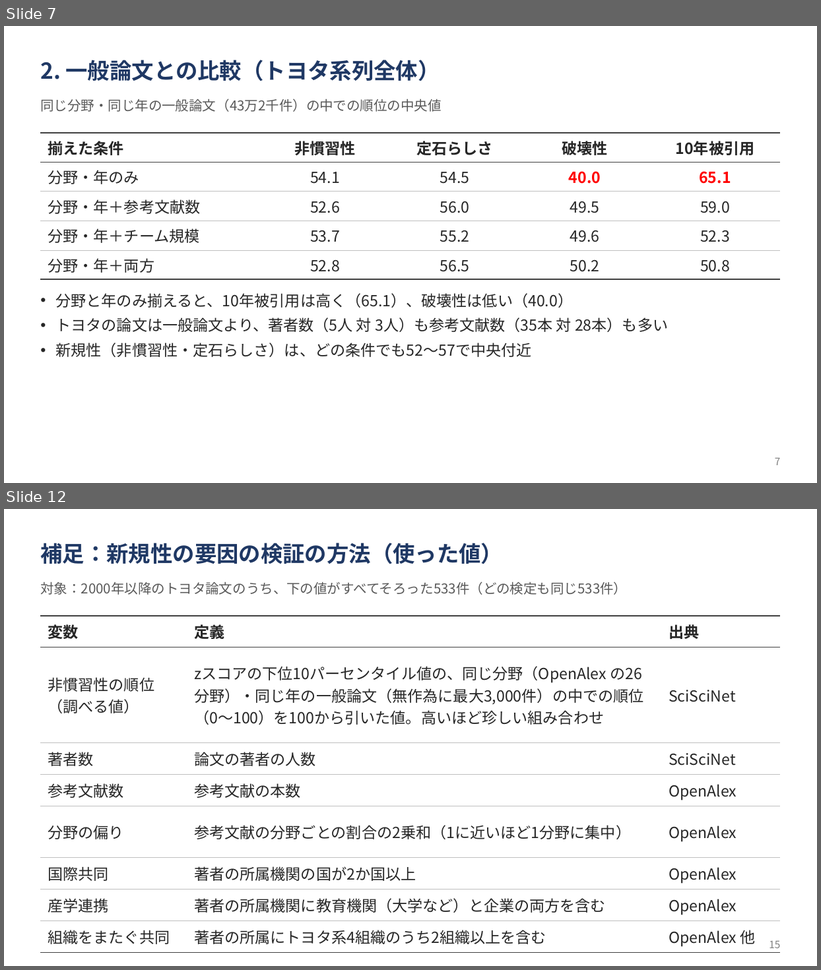
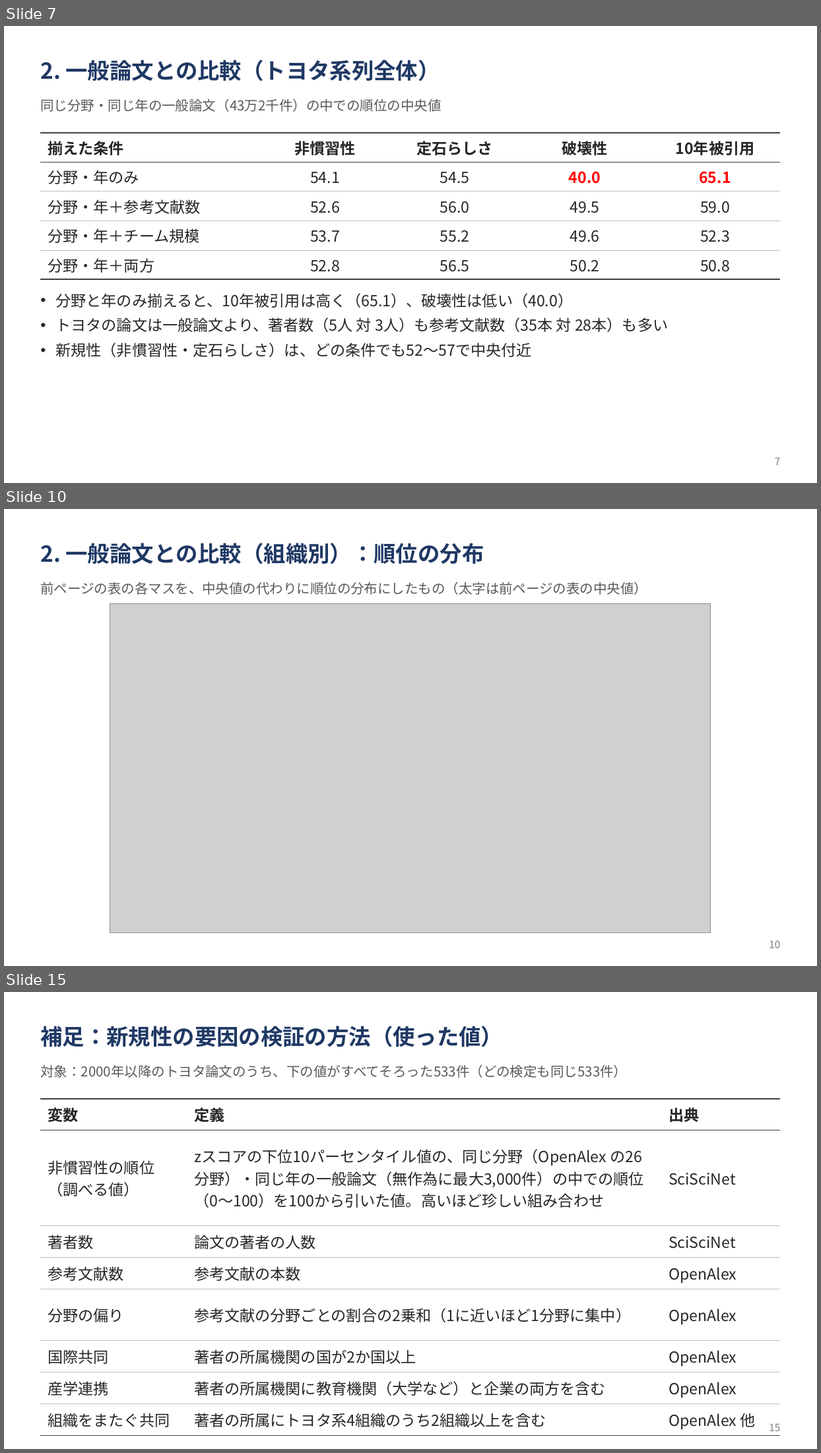
Before and after one commit to ryosuke0828/sci-sci-toyota, a slide deck: docs/slides/toyota_novelty_progress.pptx. Shown one above the other, each under a label of ours: slides 7 and 12 before the commit, slides 7, 10 and 15 after it; the slides between them are not shown. The pictures are 821x970 and 821x1453 pixels, drawn with LibreOffice and Linux fonts; fonts in the diff are those of the drawing; grey boxes stand for pictures. Boxes give left, top, right and bottom in pixels: in the first picture for what was removed or moved away, otherwise in the second. Text is boxed around its words. In the diff, an @@ line names an element or a change of style, - is before the commit and + after.

```diff
--- a/docs/slides/toyota_novelty_progress.pptx
+++ b/docs/slides/toyota_novelty_progress.pptx
@@ slide 10 added at [4, 509, 817, 966], background #FFFFFF @@
@@ text added at [40, 543, 484, 564], 26 pt, text #1F3864, bold @@
+2. 一般論文との比較（組織別）：順位の分布
@@ text added at [40, 582, 648, 595], 16 pt, text #595959 @@
+前ページの表の各マスを、中央値の代わりに順位の分布にしたもの（太字は前ページの表の中央値）
@@ picture added at [110, 603, 711, 933] @@
@@ text added at [769, 941, 780, 949], 12 pt, text #7F7F7F @@
+10
@@ what was slide 12 is now slide 15 @@
```
Also in this commit, not shown: 9 slides changed, 3 other slides added, 3 slides removed.
